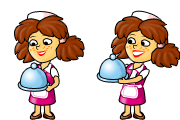
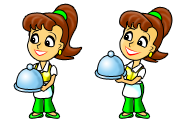
Layer changes from the first 180 x 120 image to the second:
added group "model- (копия) 5" with 68 layers above "model- (копия) 4" over [95, 6, 177, 118]
added group "Голова (копия) 5" with 31 layers in group "model- (копия) 5" over [113, 7, 175, 73]
added layer "Слой 8 (копия) 3" in group "Голова (копия) 5" over [119, 18, 165, 70]
added layer "Фигура 1 (копия) 5" in group "Голова (копия) 5" over [120, 19, 158, 60]
added layer "Фигура 26 (копия) 2" in group "Голова (копия) 5" over [124, 13, 164, 58]
added group "туловище и ноги (копия) 5" with 19 layers in group "model- (копия) 5" over [96, 59, 150, 118]
added layer "Слой 1 (копия)" in group "туловище и ноги (копия) 5" over [96, 59, 147, 114]
added group "хвост (копия)" with 4 layers in group "model- (копия) 5" over [133, 6, 177, 71]
added layer "Слой 16 (копия) 2" (20%) in group "хвост (копия)" over [135, 7, 173, 71]
added layer "Слой 4 (копия) 2" in group "хвост (копия)" over [133, 6, 177, 69]
added layer "Фигура 10 (копия) 4" in group "хвост (копия)" over [138, 7, 172, 62]
added group "model- (копия) 4" with 68 layers above "Слой 1" over [13, 3, 84, 118]
added group "Голова (копия) 4" with 31 layers in group "model- (копия) 4" over [19, 7, 78, 72]
added layer "Слой 8 (копия)" in group "Голова (копия) 4" over [24, 19, 73, 72]
added layer "Фигура 26 (копия)" in group "Голова (копия) 4" over [29, 13, 69, 57]
added group "туловище и ноги (копия) 4" with 19 layers in group "model- (копия) 4" over [13, 59, 60, 118]
moved "Слой 2" into group "туловище и ноги (копия) 4", painted on it over [13, 10, 180, 120]
added group "хвост" with 4 layers in group "model- (копия) 4" over [48, 3, 84, 69]
added layer "Слой 16 (копия)" (20%) in group "хвост" over [50, 3, 80, 69]
added layer "Слой 4 (копия)" in group "хвост" over [48, 3, 84, 69]
added layer "Фигура 10 (копия) 3" in group "хвост" over [50, 4, 82, 60]
painted on "Слой 1" over [13, 11, 85, 120]
…and 113 more changes (113 added)
